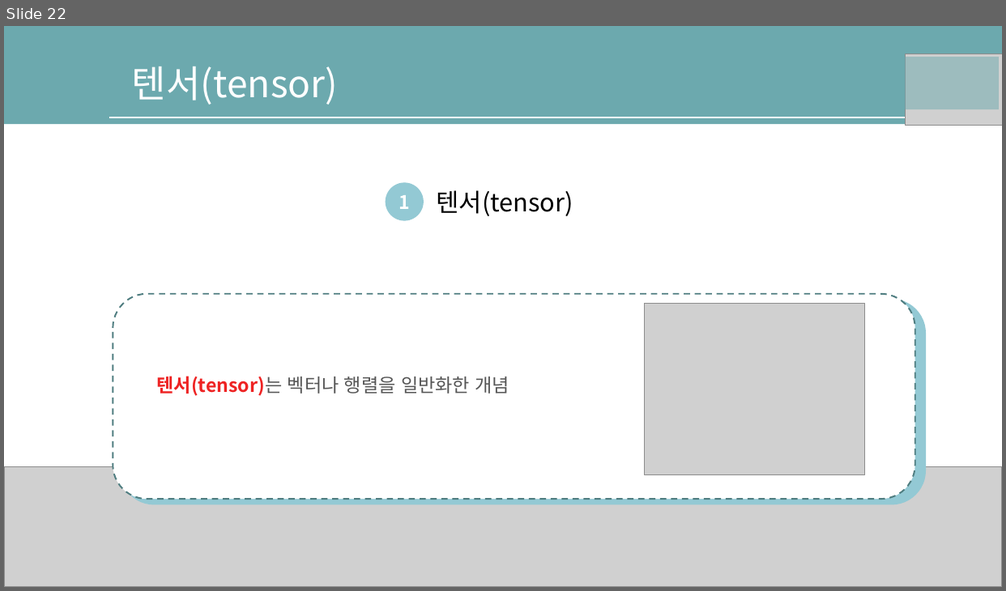
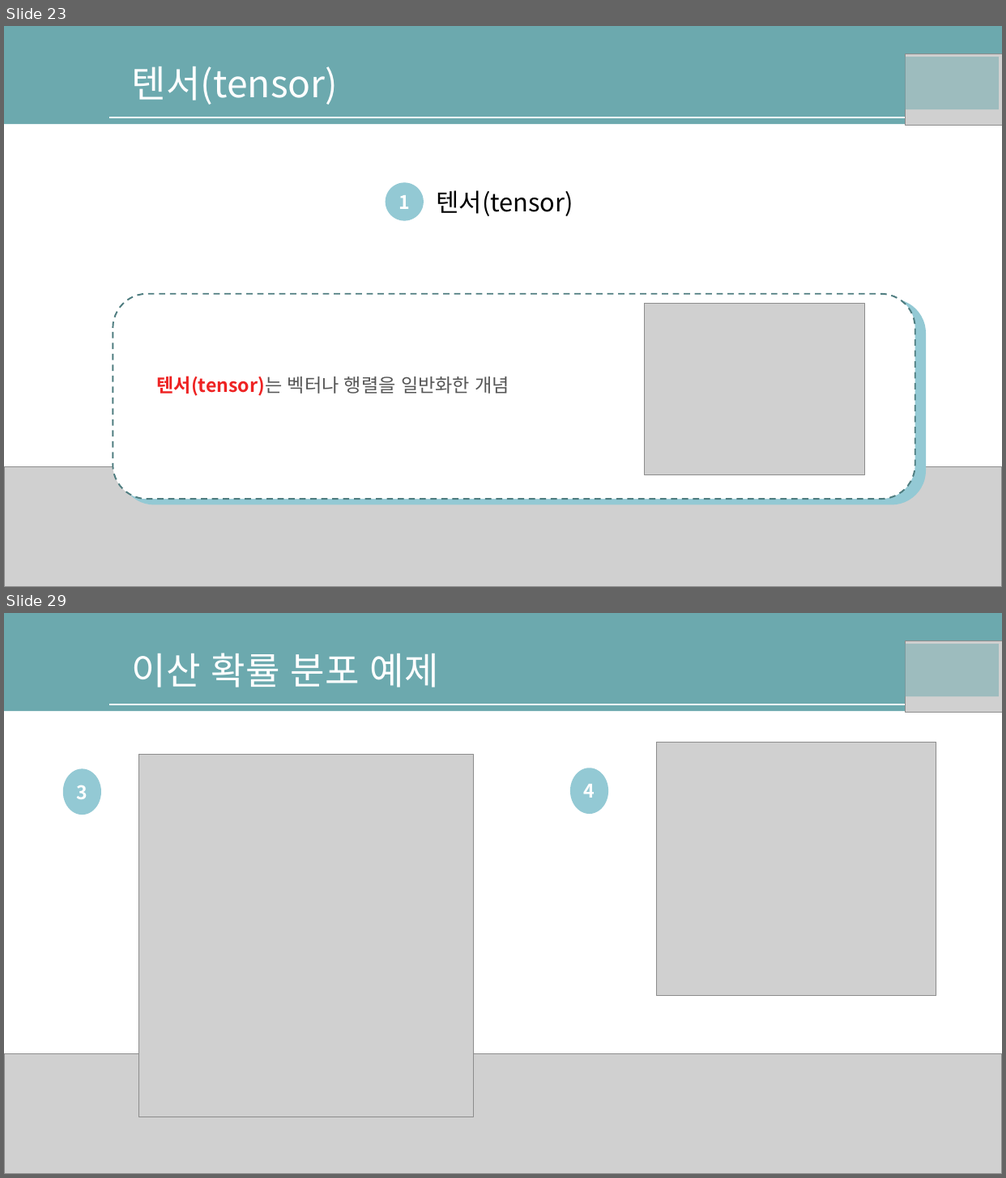
Before and after one commit to nqwrt/ai_doucument, a slide deck: AI-딥러닝을위한-수학공식.pptx. Shown one above the other, each under a label of ours: slide 22 before the commit, slides 23 and 29 after it; the slides between them are not shown. The pictures are 1006x591 and 1006x1178 pixels, drawn with LibreOffice and Linux fonts; fonts in the diff are those of the drawing; grey boxes stand for pictures; background and template pictures are left out. Boxes give left, top, right and bottom in pixels: in the first picture for what was removed or moved away, otherwise in the second. Text is boxed around its words. In the diff, an @@ line names an element or a change of style, - is before the commit and + after.

```diff
--- a/AI-딥러닝을위한-수학공식.pptx
+++ b/AI-딥러닝을위한-수학공식.pptx
@@ slide 29 added at (4, 613, 1002, 1174), background #FFFFFF; not listed: 2 template elements that a slide beside it also shows @@
@@ text added at (132, 653, 439, 688), 36 pt, text #FFFFFF @@
+이산 확률 분포 예제
@@ rectangle added at (902, 644, 999, 697), fill #6CA9AE at 50% opacity @@
@@ picture added at (906, 641, 1002, 712) @@
@@ picture added at (138, 755, 474, 1117) @@
@@ picture added at (656, 742, 936, 996) @@
@@ ellipse added at (63, 769, 101, 815), fill #93C9D4, 18 pt, text #FFFFFF, bold @@
+3
@@ ellipse added at (570, 768, 608, 814), fill #93C9D4, 18 pt, text #FFFFFF, bold @@
+4
@@ picture added at (4, 1054, 1002, 1174) @@
@@ what was slide 22 is now slide 23 @@
```
Also in this commit, not shown: 20 other slides added.
